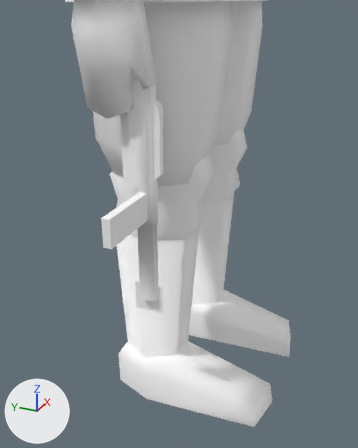
The Blender file republicans/objects3d/ESR/esrnaranjero.blend as it was, and as the next commit left it.
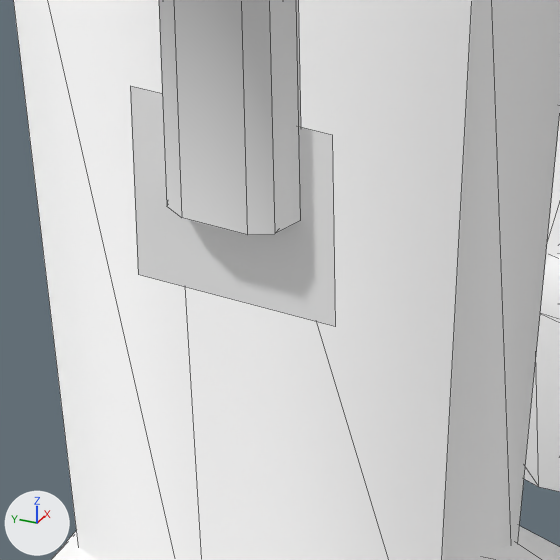
Each version is shown from a 50 mm camera at (-7.24, -3.21, 6.32) aimed at (-1.29, -0.54, 3.34), then close up on the part from 33% to 54% of the width and 60% to 77% of the height. Arrows for +X, +Y and +Z are at lower left; the lights stay in place. The close-ups show mesh edges as thin lines.

The older version as bpy lines, for what is in view:
```python
me_flare = bpy.data.meshes.new('flare')
me_flare.from_pydata([(0.0, 0.22, -0.22), (0.0, -0.22, -0.22), (0.0, -0.22, 0.22), (0.0, 0.22, 0.22)], [], [(1, 0, 3, 2)])
me_flare.polygons.foreach_set('use_smooth', [True] * 1)
me_flare.materials.append(mat_plrifle_s3o_mat)  # its picture is missing
me_lleg = bpy.data.meshes.new('lleg')
me_lleg.from_pydata(...)  # 42 vertices, 67 faces; spans x -0.6..0.68, y -3.39..0.33, z -0.7..0.78
me_lleg.polygons.foreach_set('use_smooth', [True] * 67)
me_lleg.materials.append(mat_plrifle_s3o_mat)  # its picture is missing
me_rleg = bpy.data.meshes.new('rleg')
me_rleg.from_pydata(...)  # 42 vertices, 67 faces; spans x -0.66..0.62, y -3.42..0.29, z -0.77..0.72
me_rleg.polygons.foreach_set('use_smooth', [True] * 67)
me_rleg.materials.append(mat_plrifle_s3o_mat)  # its picture is missing
ob_flare = bpy.data.objects.new('flare', me_flare)
ob_flare.parent = ob_gun
ob_flare.location = (0.0, -3.268, 0.185)
ob_flare.rotation_mode = 'ZXY'
ob_flare.rotation_euler = (1.571, 0.0, 3.142)  # degrees (90, 0, 180)
ob_lleg = bpy.data.objects.new('lleg', me_lleg)
ob_lleg.parent = ob_lthigh
ob_lleg.location = (0.132, -3.05, -0.0277)
ob_lleg.rotation_mode = 'ZXY'
ob_rleg = bpy.data.objects.new('rleg', me_rleg)
ob_rleg.parent = ob_rthigh
ob_rleg.location = (-0.11, -3.015, 0.0)
ob_rleg.rotation_mode = 'ZXY'
# also in view: 'lfoot' at (0.97, -0.68, 0.46); 'rfoot' at (-0.97, -0.68, 0.46); 'gun' at (-2.31, 0.16, 5.25)
```
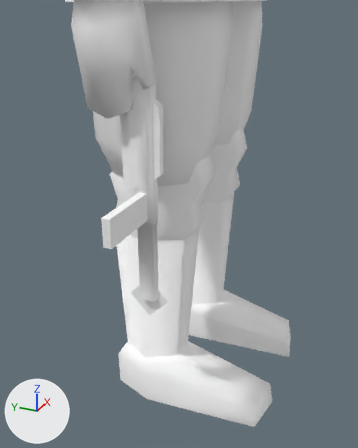
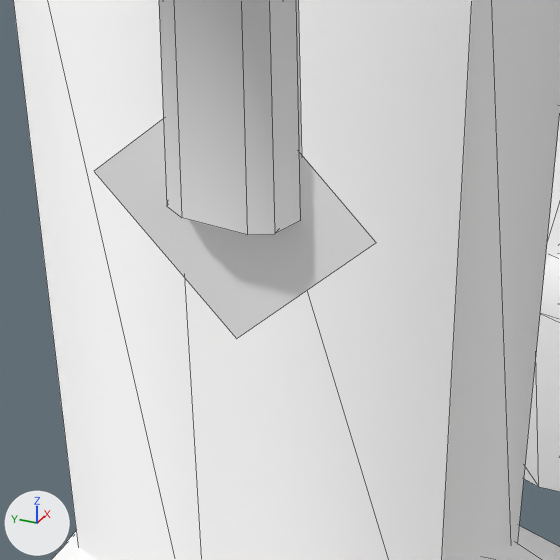
Pixel boxes [x1, y1, x2, y2] of what changed, in the close-ups (560 x 560 px):
'flare', turned: before [130, 86, 335, 326]; after [94, 119, 376, 338]

The change, as a diff of the scene's bpy script:
```diff
--- a/republicans/objects3d/ESR/esrnaranjero.blend.py
+++ b/republicans/objects3d/ESR/esrnaranjero.blend.py
@@ ob_flare @@
 ob_flare.rotation_mode = 'ZXY'
-ob_flare.rotation_euler = (1.571, 0.0, 3.142)  # degrees (90, 0, 180)
+ob_flare.rotation_euler = (2.356, 0.0, 0.0)  # degrees (135, 0, 0)
```
